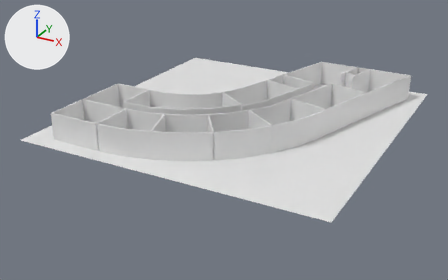
Renders of the Blender file School game - kopie/school_gebouw.blend from each side of a commit.
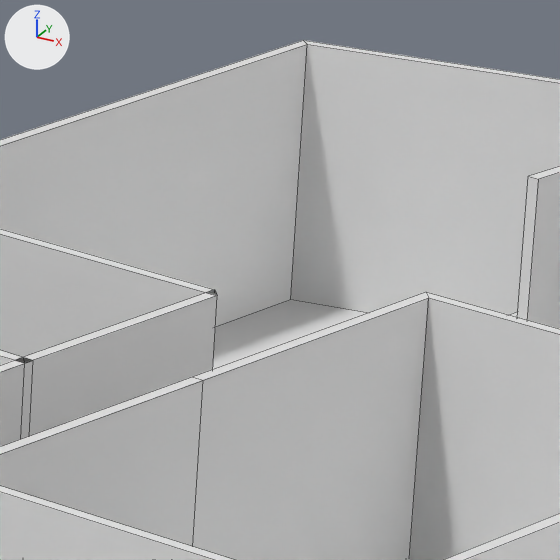
Each version appears first whole from a camera (50 mm lens) standing at (34.51, -42.38, 17.67) and looking at (13.29, -3.79, -1.62), and next in a close-up on the part from 66% to 77% of the width and 21% to 38% of the height. The axes (+X, +Y, +Z) are drawn at upper left. The lights are the same throughout. The close-ups show mesh edges as thin lines.
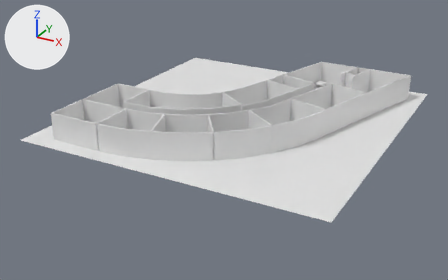
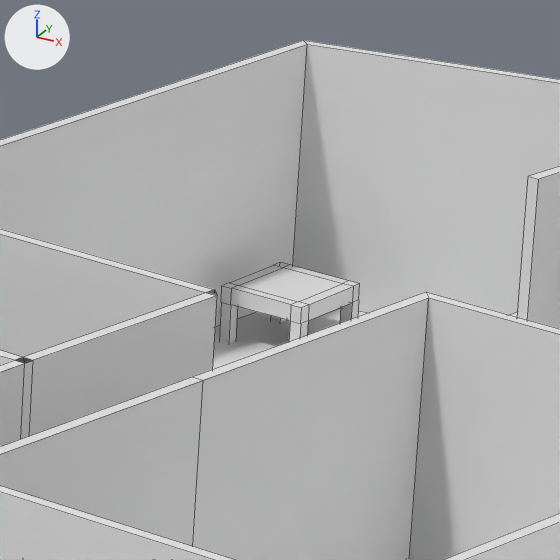
Changed parts and their boxes (x1, y1, x2, y2) in the close-ups (560 x 560 px):
part 1 of me_plane_001, added: after (219, 262, 360, 342)

The edits, one by one:
me_plane_001 has 348 vertices, 322 faces and spans x 4.5..24.4, y -12.8..8.1, z -0.2..2.0.
me_plane_001 is used by ob_plane; location (0.0, 0.0, 0.0).
me_plane_001 part 1: the loose piece of 48 vertices spanning x 18.5..19.4, y 6.7..7.6, z -0.2..0.4 is copied, and the copy is moved by (-2.0, 0.0, 0.0); it spans x 16.5..17.4, y 6.7..7.6, z -0.2..0.4.
